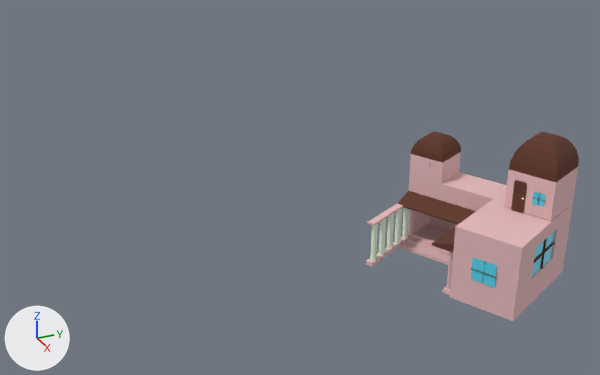
An edit to the FBX model Assets/Prefabs/PrefabsBuildings/Extracteurs/Extracteur bois.fbx, drawn before and after from the same camera.
Before and after are seen from a 50 mm lens placed at (19.01, -6.59, 11.34), pointed at (-0.81, 2.33, 1.43). Every picture has the same lights, and +X, +Y and +Z are marked at lower left.
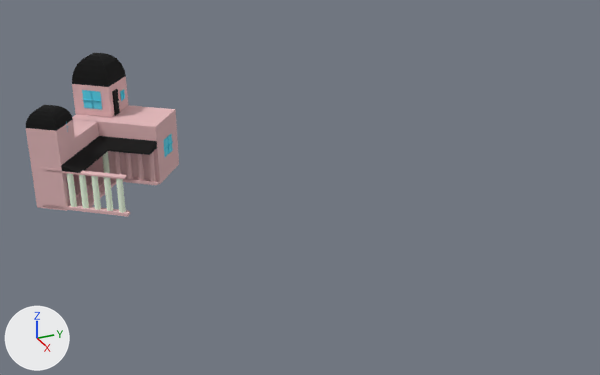
What differs and where, as boxes (x1, y1, x2, y2) in the pictures (600 x 375 px; the box of a moved part takes in the faces that stretch with it):
'Cube.002', recoloured, reshaped, moved, turned, rescaled
    before: (366, 131, 579, 321)
    after: (26, 53, 179, 217)
part 1 of me_cube_080, moved or reshaped
    before: (409, 131, 461, 185)
    after: (26, 105, 75, 151)
part 2 of me_cube_080, moved or reshaped
    before: (402, 208, 410, 239)
    after: (148, 152, 156, 182)
part 3 of me_cube_080, moved or reshaped
    before: (395, 208, 402, 244)
    after: (125, 153, 133, 179)
part 4 of me_cube_080, moved or reshaped
    before: (387, 213, 394, 250)
    after: (136, 154, 144, 181)
part 5 of me_cube_080, moved or reshaped (not visible before)
    after: (113, 152, 121, 174)
part 6 of me_cube_080, moved or reshaped (not visible before)
    after: (66, 173, 77, 207)
part 7 of me_cube_080, moved or reshaped
    before: (379, 218, 386, 255)
    after: (102, 151, 110, 173)
part 8 of me_cube_080, moved or reshaped
    before: (370, 223, 378, 261)
    after: (116, 178, 126, 213)
part 9 of me_cube_080, moved or reshaped (not visible before)
    after: (103, 177, 113, 211)
part 10 of me_cube_080, moved or reshaped (not visible before)
    after: (91, 176, 101, 210)
part 11 of me_cube_080, moved or reshaped
    before: (447, 252, 453, 289)
    after: (79, 175, 89, 208)
part 12 of me_cube_080, moved or reshaped
    before: (504, 132, 579, 221)
    after: (72, 53, 128, 117)
part 13 of me_cube_080, deleted (pink)
    before: (366, 163, 573, 321)
part 14 of me_cube_080, built on
    before: (430, 216, 457, 230)
    after: (29, 89, 179, 217)

What changed in the scene script:
```text
Change mat_bleau_coupole_003:
    mat_bleau_coupole_003.base_color: (0.117, 0.0382, 0.0212) -> (0.0, 0.0, 0.0)  # brown #603728 -> black #000000
Change me_cube_080:
    used by ob_cube_002; location = (2.28, 5.43, 0.17); rotation_euler = (0.0, 0.0, 2.046), in degrees (0, 0, 117); scale = (0.56, 1.25, 0.05)
    remove me_cube_080.from_pydata(...)  # 1386 vertices, 1040 faces; spans x -3.6..1.9, y -2.3..1.1, z -1.0..77.5
    add me_cube_080.from_pydata(...)  # 1386 vertices, 1040 faces; spans x 3.5..8.7, y -0.5..4.5, z 0.1..4.1
    me_cube_080 part 1: the loose piece of 32 vertices spanning x 0.1..1.8, y 0.3..1.1, z 38.3..62.3 is multiplied about its middle by the matrix ((0.343, -0.989, 0.0), (0.443, 0.765, 0.0), (0.0, 0.0, 0.05)), then moved by (4.5, 3.1, -47.6)
    me_cube_080 part 2: the loose piece of 64 vertices spanning x -0.5..-0.1, y 1.0..1.1, z 1.0..25.0 is scaled about its middle by (0.343, 0.765, 0.05), then moved by (5.8, -0.2, -12.1), in mat_house_main_003 (pink #e7bbbd)
    me_cube_080 part 3: the loose piece of 64 vertices spanning x -1.2..-0.8, y 1.0..1.1, z 1.0..25.0 is scaled about its middle by (0.343, 0.765, 0.05), then moved by (7.0, 0.4, -12.1), in mat_house_main_003 (pink #e7bbbd)
    me_cube_080 part 4: the loose piece of 64 vertices spanning x -1.9..-1.6, y 1.0..1.1, z 1.0..25.0 is scaled about its middle by (0.343, 0.765, 0.05), then moved by (7.5, 0.1, -12.1), in mat_house_main_003 (pink #e7bbbd)
    me_cube_080 part 5: the loose piece of 64 vertices spanning x -0.5..-0.1, y -0.9..-0.8, z 1.0..25.0 is scaled about its middle by (0.343, 0.765, 0.05), then moved by (6.6, 2.6, -12.1), in mat_house_main_003 (pink #e7bbbd)
    me_cube_080 part 6: the loose piece of 64 vertices spanning x -1.2..-0.8, y -0.9..-0.8, z 1.0..25.0 is scaled about its middle by (0.343, 0.765, 0.05), then moved by (5.7, 4.3, -12.1), in mat_poteau_001 (white #f0ffe7)
    me_cube_080 part 7: the loose piece of 64 vertices spanning x -2.6..-2.3, y 1.0..1.1, z 1.0..25.0 is scaled about its middle by (0.343, 0.765, 0.05), then moved by (9.0, 1.0, -12.1)
    me_cube_080 part 8: the loose piece of 64 vertices spanning x -3.3..-3.0, y 1.0..1.1, z 1.0..25.0 is scaled about its middle by (0.343, 0.765, 0.05), then moved by (6.9, 1.2, -12.1)
    me_cube_080 part 9: the loose piece of 64 vertices spanning x -1.9..-1.6, y -0.9..-0.8, z 1.0..25.0 is scaled about its middle by (0.343, 0.765, 0.05), then moved by (5.7, 3.4, -12.1), in mat_poteau_001 (white #f0ffe7)
    me_cube_080 part 10: the loose piece of 64 vertices spanning x -2.6..-2.3, y -0.9..-0.8, z 1.0..25.0 is scaled about its middle by (0.343, 0.765, 0.05), then moved by (6.6, 3.7, -12.1), in mat_poteau_001 (white #f0ffe7)
    me_cube_080 part 11: the loose piece of 64 vertices spanning x -3.3..-3.0, y -0.9..-0.8, z 1.0..25.0 is scaled about its middle by (0.343, 0.765, 0.05), then moved by (7.6, 4.0, -12.1), in mat_poteau_001 (white #f0ffe7)
    me_cube_080 part 12: the loose piece of 32 vertices spanning x -0.5..1.9, y -2.3..-1.3, z 39.3..77.5 is multiplied about its middle by the matrix ((0.343, -0.989, 0.0), (0.443, 0.765, 0.0), (0.0, 0.0, 0.05)), then moved by (7.1, 3.6, -55.3)
    me_cube_080 part 13: 28 loose pieces with 196 vertices, spanning x -3.6..1.8, y -2.3..1.1, z -1.0..56.6, are deleted
    me_cube_080 part 14: 4 vertices removed from x 1.8, y -1.2..1.1, z -1.0..39.0; 200 vertices added at x 3.5..8.7, y -0.5..4.5, z 0.1..3.0
    add me_cube_080.materials.append(mat_bleau_coupole_004)  # black #000000
Change ob_cube_002:
    ob_cube_002.scale: (0.56, 1.25, 0.05) -> (1.0, 1.0, 1.0)
    ob_cube_002.location: (2.28, 5.43, 0.17) -> (0.0, 0.0, 0.0)
    ob_cube_002.rotation_euler: (0.0, 0.0, 2.046) -> (0.0, 0.0, -3.142)  # degrees (0, 0, 117) -> degrees (0, 0, -180)
```
